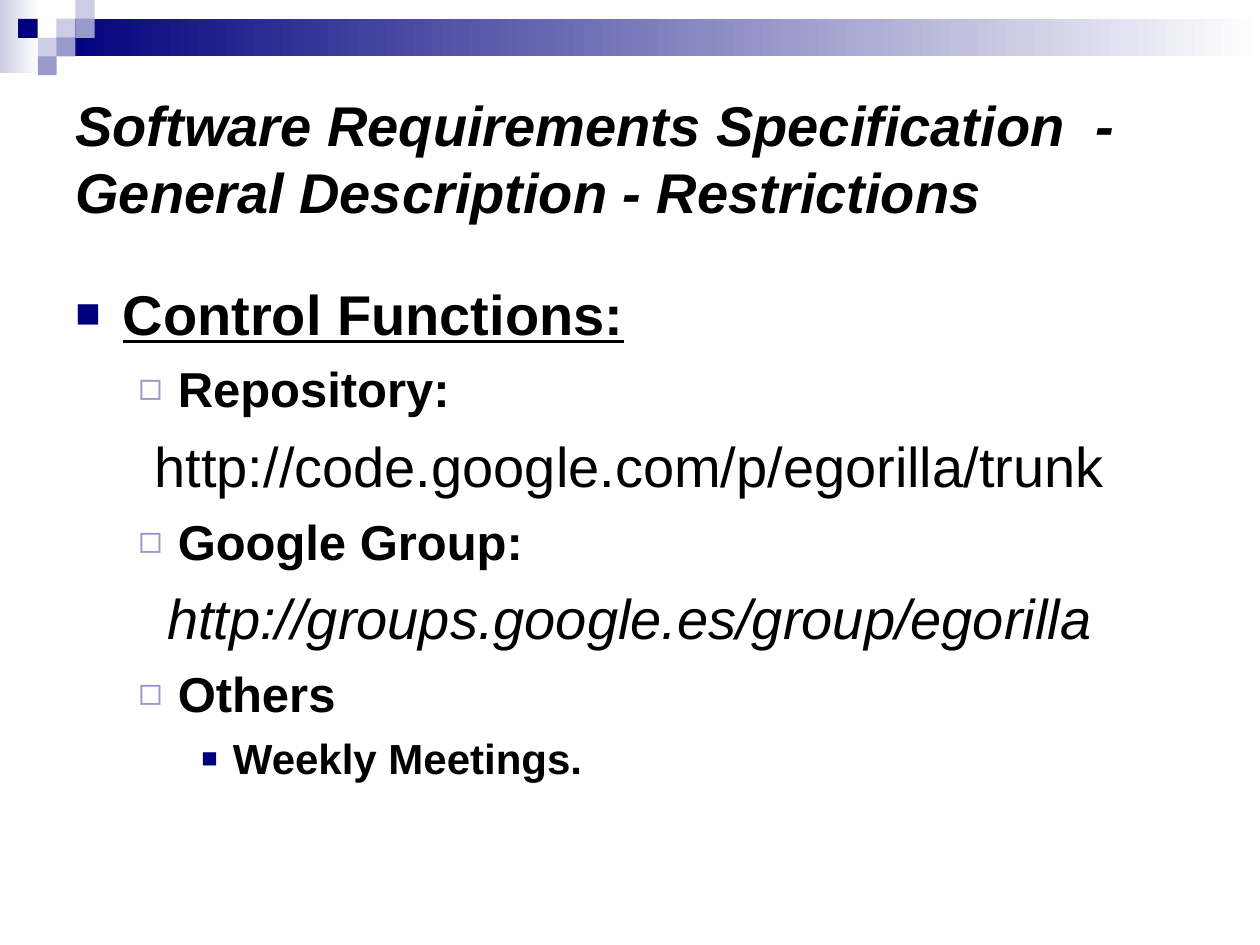
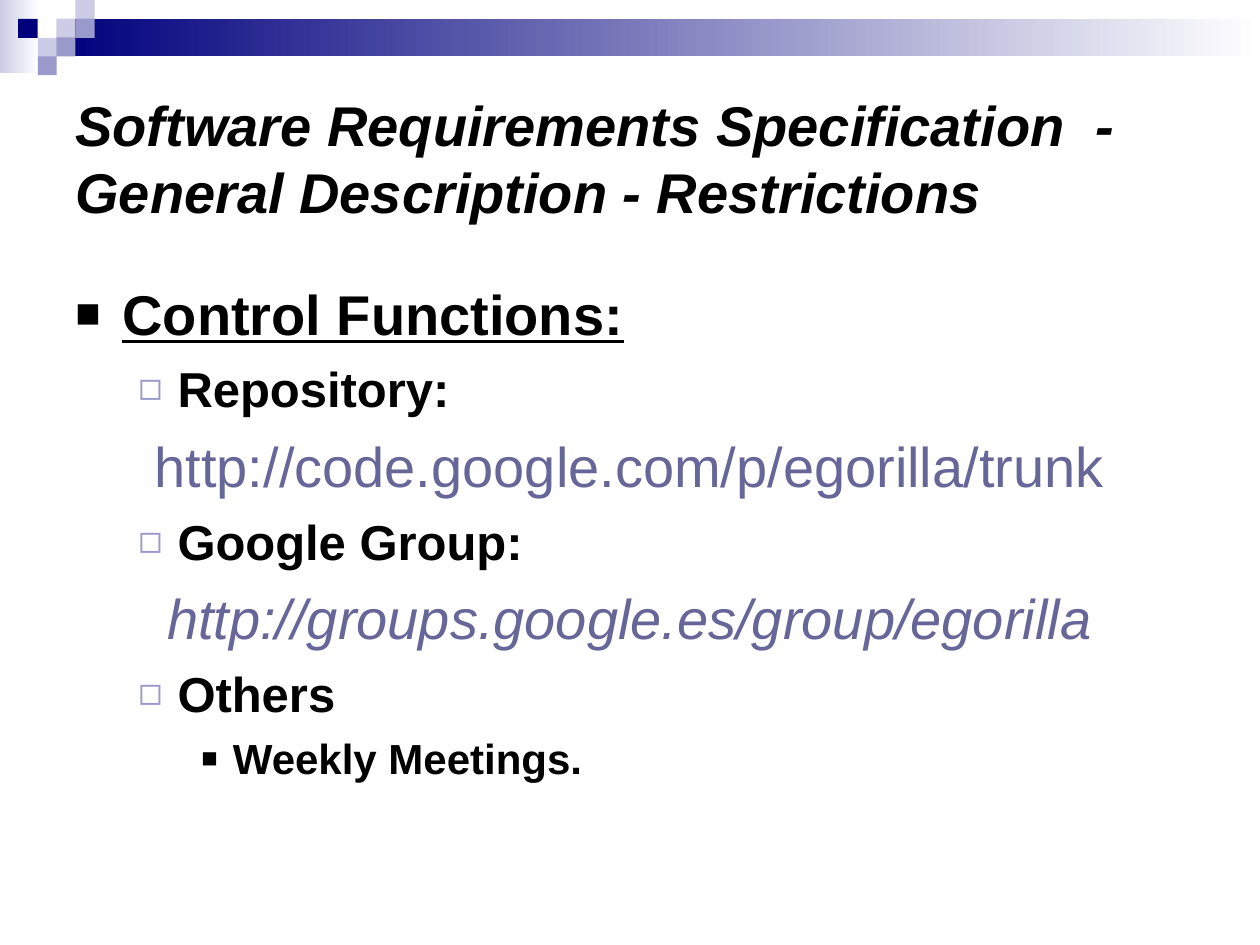
Before and after one commit to munsuri/egorilla, a slide deck: slide 21 of doc/PresentacionIS.ppt (slide 17 before the commit). Drawn at 1260x945 pixels with LibreOffice and Linux fonts; fonts in the diff are those of the drawing. Boxes give left, top, right and bottom in pixels: in the first picture for what was removed or moved away, otherwise in the second. Text is boxed around its words. In the diff, an @@ line names an element or a change of style, - is before the commit and + after.

```diff
--- a/doc/PresentacionIS.ppt
+++ b/doc/PresentacionIS.ppt
@@ text at [122, 294, 1104, 783]: text colour #000000 to #666699 in "http://code.google.com/p/egorilla/trunk", "http://groups.google.es/group/egorilla"; indent changed; bullet colour #00007D to #000000 @@
```
Also in this commit, not shown: 45 other slides changed, 4 slides added.
